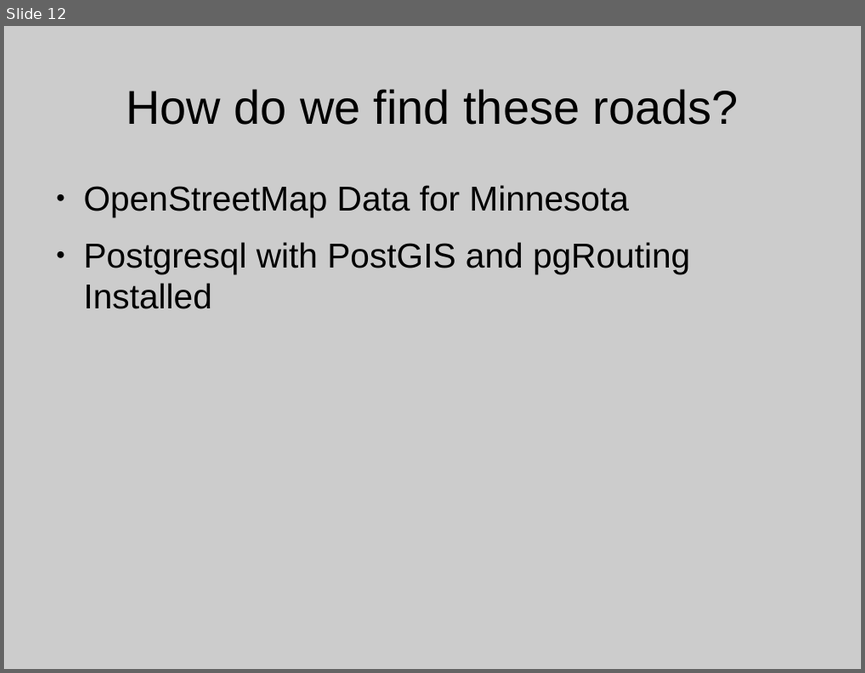
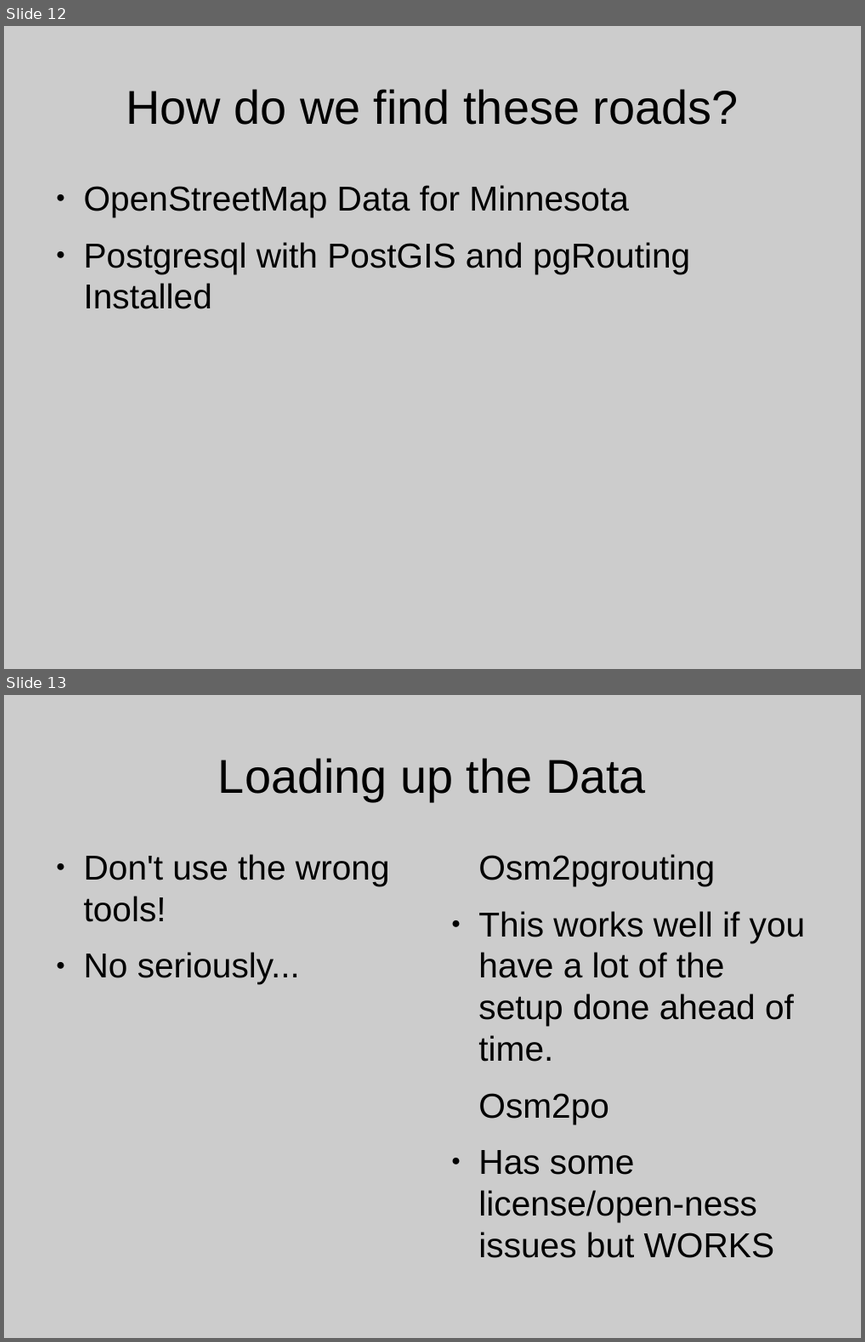
Before and after one commit to theduckylittle/routing-for-fun, a slide deck: UMGEOCON Presentation.odp. Shown one above the other, each under a label of ours: slide 12 before the commit, slides 12 and 13 after it. The pictures are 865x673 and 865x1342 pixels, drawn with LibreOffice and Linux fonts; fonts in the diff are those of the drawing; background and template pictures are left out. Boxes give left, top, right and bottom in pixels: in the first picture for what was removed or moved away, otherwise in the second. Text is boxed around its words. In the diff, an @@ line names an element or a change of style, - is before the commit and + after.

```diff
--- a/UMGEOCON Presentation.odp
+++ b/UMGEOCON Presentation.odp
@@ slide 13 added at [4, 695, 861, 1338], background #CCCCCC @@
@@ title added at [218, 758, 646, 801], 44 pt, text #000000 @@
+Loading up the Data
@@ text added at [84, 854, 390, 984], 32 pt, text #000000 @@
+● Don't use the wrong tools!
+● No seriously...
@@ text added at [478, 854, 806, 1258], 32 pt, text #000000 @@
+Osm2pgrouting
+● This works well if you have a lot of the setup done ahead of time.
+Osm2po
+● Has some license/open-ness issues but WORKS
```
Also in this commit, not shown: 11 other slides added, 1 slide removed, 1 other file.
